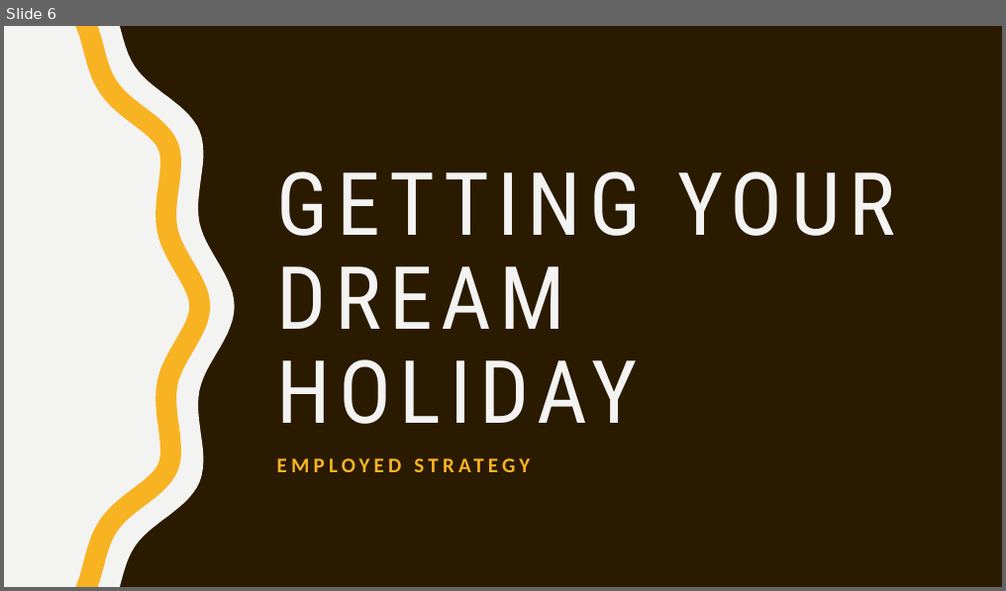
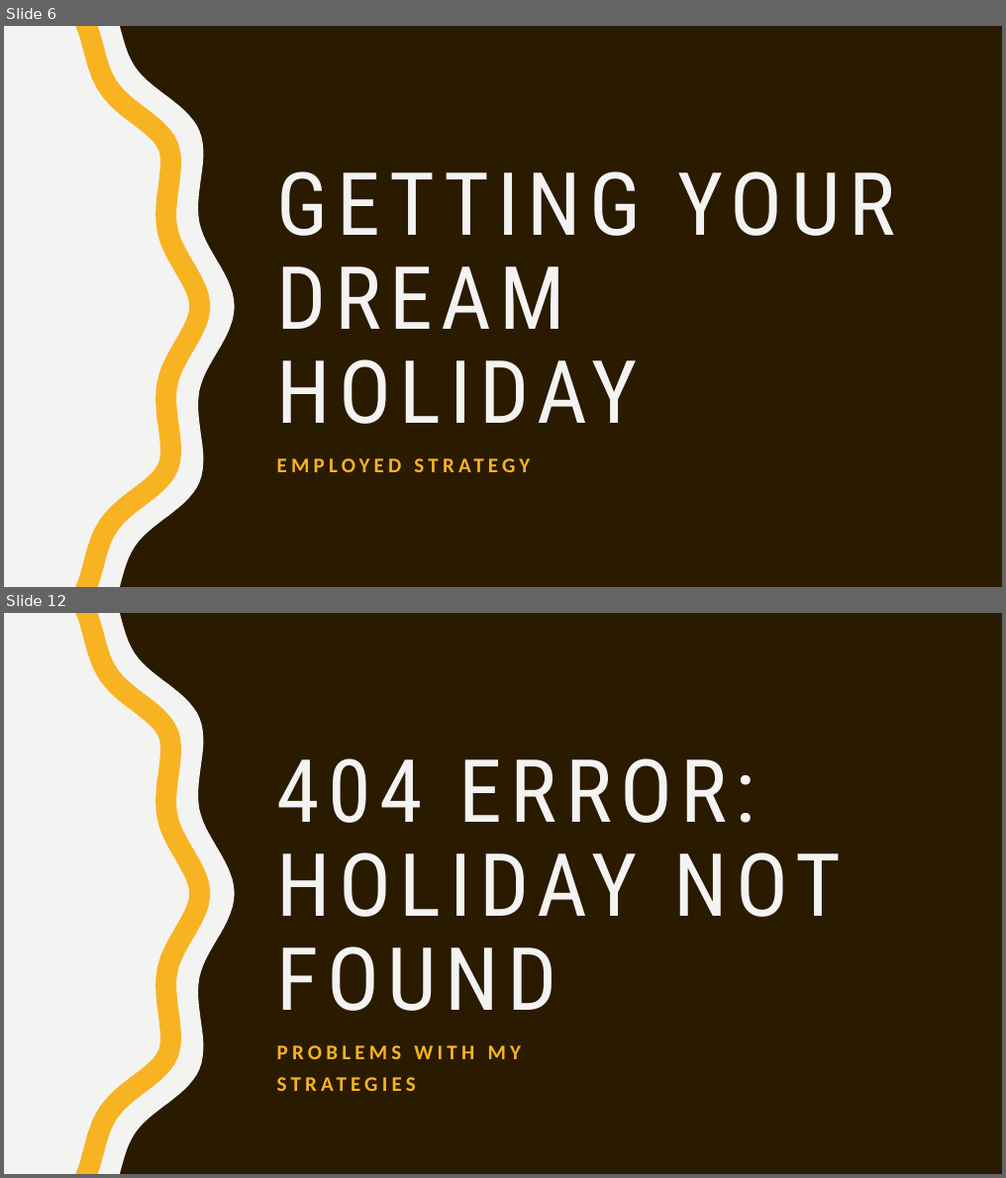
Before and after one commit to Jamiewarb/IntAgents, a slide deck: VivaSlides.pptx. Shown one above the other, each under a label of ours: slide 6 before the commit, slides 6 and 12 after it; the slides between them are not shown. The pictures are 1006x591 and 1006x1178 pixels, drawn with LibreOffice and Linux fonts; fonts in the diff are those of the drawing. Boxes give left, top, right and bottom in pixels: in the first picture for what was removed or moved away, otherwise in the second. Text is boxed around its words. In the diff, an @@ line names an element or a change of style, - is before the commit and + after.

```diff
--- a/VivaSlides.pptx
+++ b/VivaSlides.pptx
@@ slide 12 added at (4, 613, 1002, 1174), background #2A1A00; not listed: 2 template elements that a slide beside it also shows @@
@@ title added at (277, 759, 842, 1011), 84 pt, text #F3F3F2 @@
+404 ERROR:
+HOLIDAY NOT FOUND
@@ text added at (277, 1046, 521, 1059), 20 pt, text #F8B323, bold @@
+PROBLEMS WITH MY
+STRATEGIES
```
Also in this commit, not shown: 5 slides changed, 5 other slides added.
